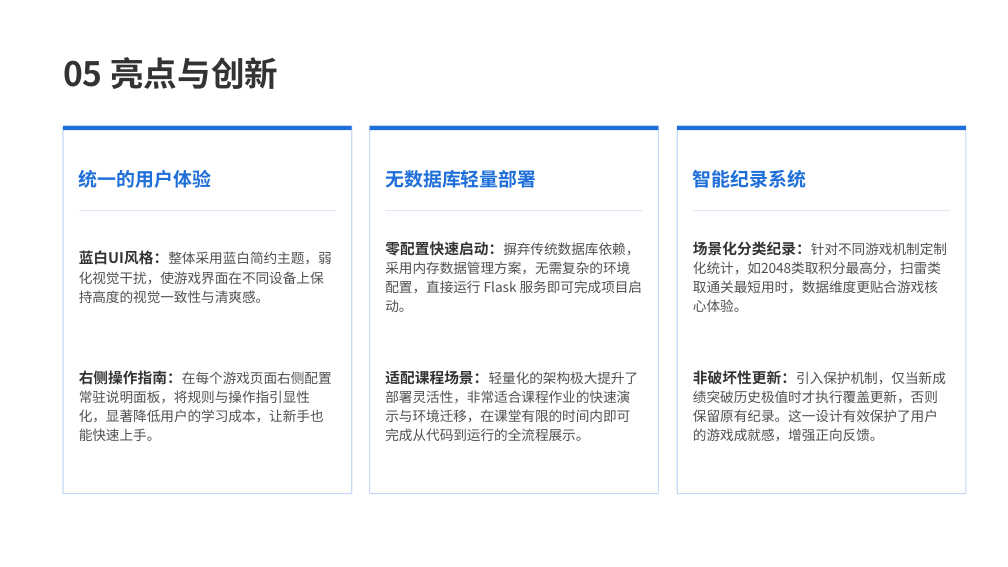
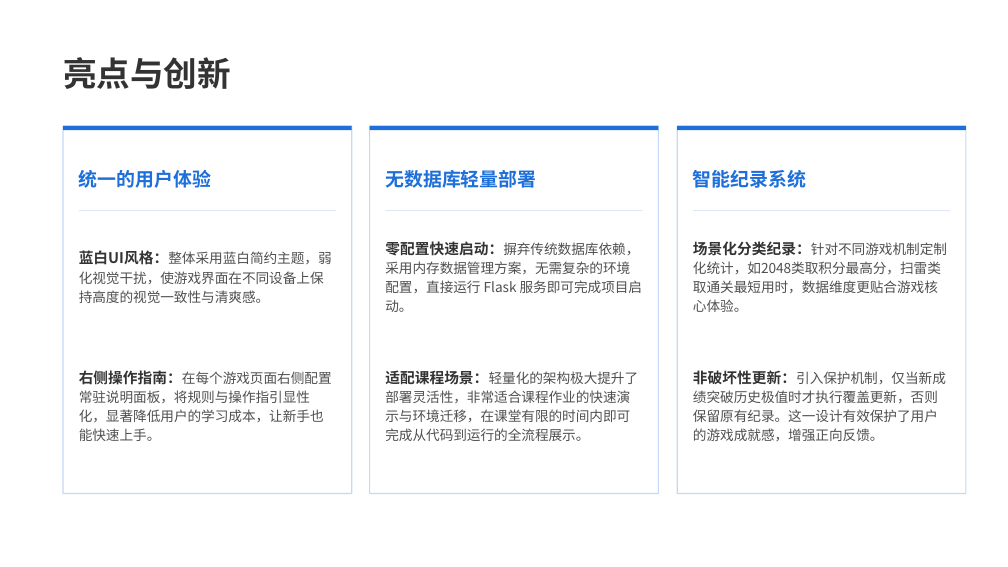
Before and after one commit to Rill-Sunny/Mini-Game, a slide deck: slide 16 of 项目答辩.pptx. Drawn at 1008x567 pixels with LibreOffice and Linux fonts; fonts in the diff are those of the drawing; background and template pictures are left out. Boxes give left, top, right and bottom in pixels: in the first picture for what was removed or moved away, otherwise in the second. Text is boxed around its words. In the diff, an @@ line names an element or a change of style, - is before the commit and + after.

```diff
--- a/项目答辩.pptx
+++ b/项目答辩.pptx
@@ text at (63,57,231,89): text changed @@
-05 亮点与创新
+亮点与创新
```
Also in this commit, not shown: 19 other slides changed.
